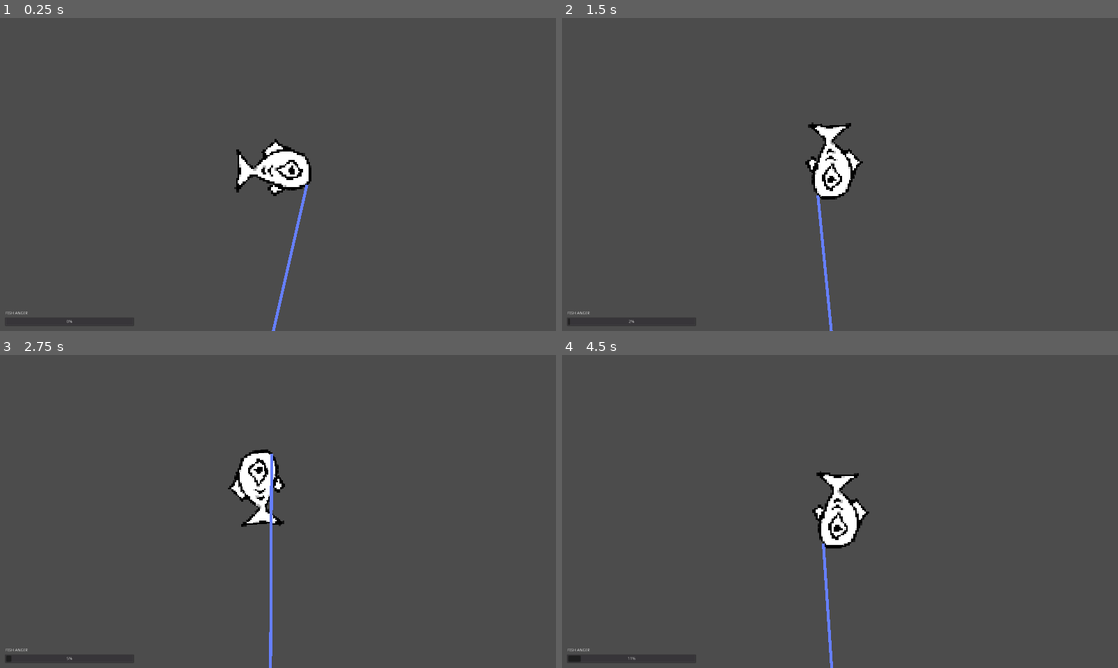
Above: before the commit, frames 1-4 (two rows, left to right).
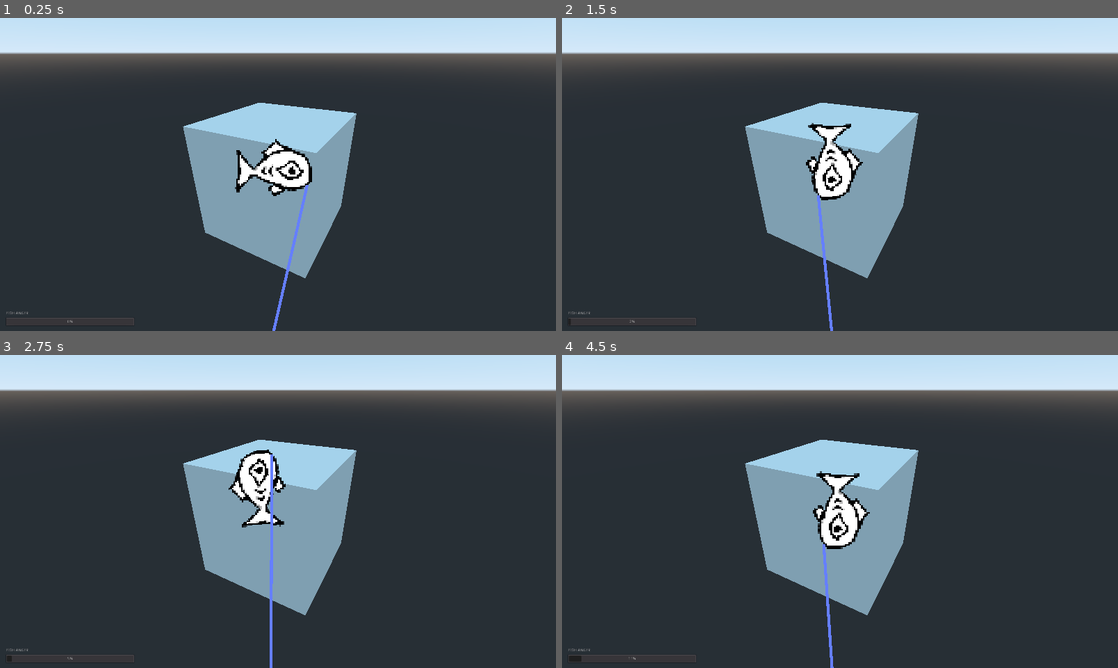
Above: after the commit, the same moments.

Repository: henryTschudy/AnglersDeep
Game: Godot game, scene res://scenes/reel_scene.tscn
Two runs of this game, one before a commit and one after it. Both use one fixed random seed, a clock stepped at 60 frames per second and the inputs below.
Inputs (mouse positions are in pixels of both pictures, inside the frame that each line leads up to):
- Up to frame 1 (0.25 s): no input
- Up to frame 2 (1.5 s): tap Enter at 0.5 s; move the mouse to (962, 158) at 0.52 s; hold D (move_right) 0.53-1.25 s; hold Space (move_stop) 0.53-1.25 s; click (962, 158) at 0.67 s; drag from (728, 190) to (812, 237) at 1.27 s
- Up to frame 3 (2.75 s): move the mouse to (333, 442) at 2.02 s; hold D (move_right) from 2.03 s (still down); hold Space (move_stop) from 2.03 s (still down)
- Up to frame 4 (4.5 s): release D (move_right) at 2.75 s; release Space (move_stop) at 2.75 s; drag from (812, 574) to (673, 464) at 2.77 s; move the mouse to (1006, 558) at 3.52 s; hold A (move_left) 3.53-4.25 s; hold Space (move_stop) 3.53-4.25 s; drag from (673, 464) to (756, 433) at 4.27 s

The runs differ from the first frame. In frame 1, 91% of the frame differs, in the area x 0-100%, y 0-100%; in frame 2, 91%; in frame 3, 91%; in frame 4, 91%.

Commit message:
further implementation on save/load

Diff:
--- a/project.godot
+++ b/project.godot
@@ -13,6 +13,10 @@
 config/name="Anglers_Deep_Fishing_Prototype"
 run/main_scene="res://scenes/reel_scene.tscn"
 config/icon="res://icon.png"
+
+[autoload]
+
+Save="*res://scripts/save.gd"
 
 [display]
 
--- a/scenes/reel_scene.tscn
+++ b/scenes/reel_scene.tscn
@@ -1,8 +1,12 @@
-[gd_scene load_steps=4 format=2]
+[gd_scene load_steps=6 format=2]
 
 [ext_resource path="res://fish_game_scripts/fish.gd" type="Script" id=1]
 [ext_resource path="res://fish_game_scripts/reel_scene_manager.gd" type="Script" id=2]
 [ext_resource path="res://textures/fishy.png" type="Texture" id=3]
+
+[sub_resource type="BoxShape" id=1]
+
+[sub_resource type="CubeMesh" id=2]
 
 [node name="reel_scene_manager" type="Node2D"]
 script = ExtResource( 2 )
@@ -54,3 +58,17 @@
 __meta__ = {
 "_edit_use_anchors_": false
 }
+
+[node name="Spatial" type="Spatial" parent="."]
+
+[node name="StaticBody" type="StaticBody" parent="Spatial"]
+
+[node name="CollisionShape" type="CollisionShape" parent="Spatial/StaticBody"]
+shape = SubResource( 1 )
+
+[node name="MeshInstance" type="MeshInstance" parent="Spatial/StaticBody"]
+mesh = SubResource( 2 )
+material/0 = null
+
+[node name="Camera" type="Camera" parent="Spatial"]
+transform = Transform( 0.877583, -0.229849, 0.420735, 0, 0.877583, 0.479426, -0.479426, -0.420736, 0.770151, 1.68294, 1.9177, 3.0806 )
